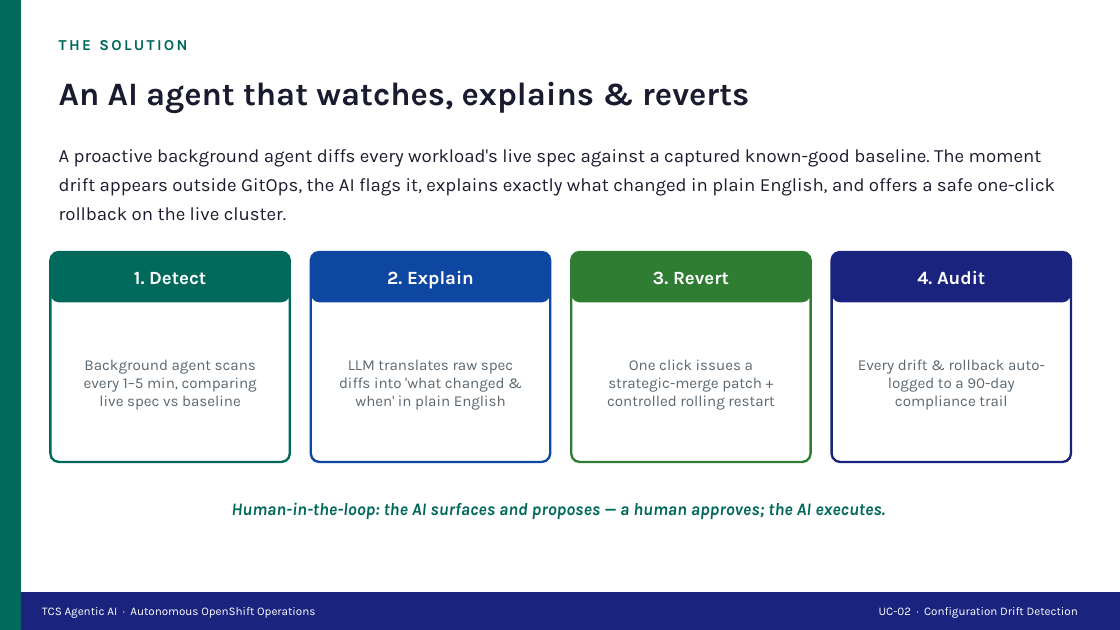
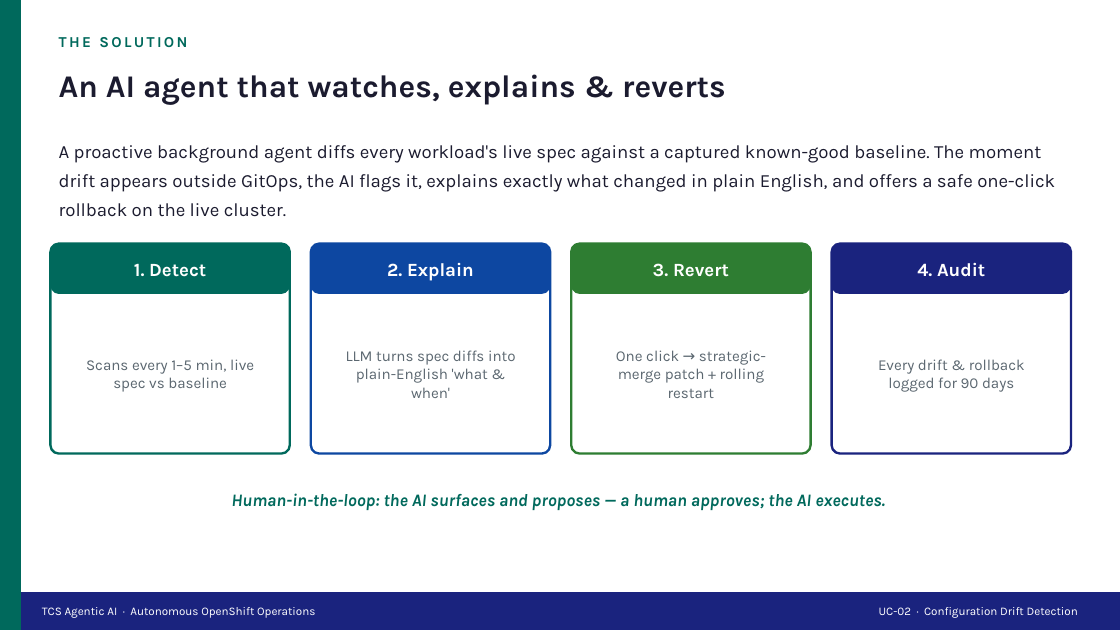
Before and after one commit to cskaruppu/Openshift-mcp-server, a slide deck: slide 3 of TCS_Drift_Detection_UseCase.pptx. Drawn at 1120x630 pixels with LibreOffice and Linux fonts; fonts in the diff are those of the drawing. Boxes give left, top, right and bottom in pixels: in the first picture for what was removed or moved away, otherwise in the second. Text is boxed around its words. In the diff, an @@ line names an element or a change of style, - is before the commit and + after.

```diff
--- a/TCS_Drift_Detection_UseCase.pptx
+++ b/TCS_Drift_Detection_UseCase.pptx
@@ text "An AI agent that watches, ..." at (59, 74, 725, 105): size 28 to 27 pt @@
@@ text "A proactive background agent diffs ...": place and size @@
-text "A proactive background agent diffs ..." at (59, 149, 1055, 221)
+text "A proactive background agent diffs ..." at (59, 145, 1055, 217)
@@ 8 rounded rectangles, 5 texts: place and size @@
-8 rounded rectangles, 5 texts at (50, 252, 1071, 519)
+8 rounded rectangles, 5 texts at (50, 244, 1071, 510)
@@ text at (86, 359, 254, 392): text changed @@
-Background agent scans every 1–5 min, comparing live spec vs baseline
+Scans every 1–5 min, live spec vs baseline
@@ text at (346, 350, 516, 398): text changed @@
-LLM translates raw spec diffs into 'what changed & when' in plain English
+LLM turns spec diffs into plain-English 'what & when'
@@ text at (616, 350, 766, 398): text changed @@
-One click issues a strategic-merge patch + controlled rolling restart
+One click → strategic-merge patch + rolling restart
@@ text at (878, 359, 1025, 392): text changed @@
-Every drift & rollback auto-logged to a 90-day compliance trail
+Every drift & rollback logged for 90 days
```
Also in this commit, not shown: 4 other slides changed, 2 slides added, 1 slide removed.
